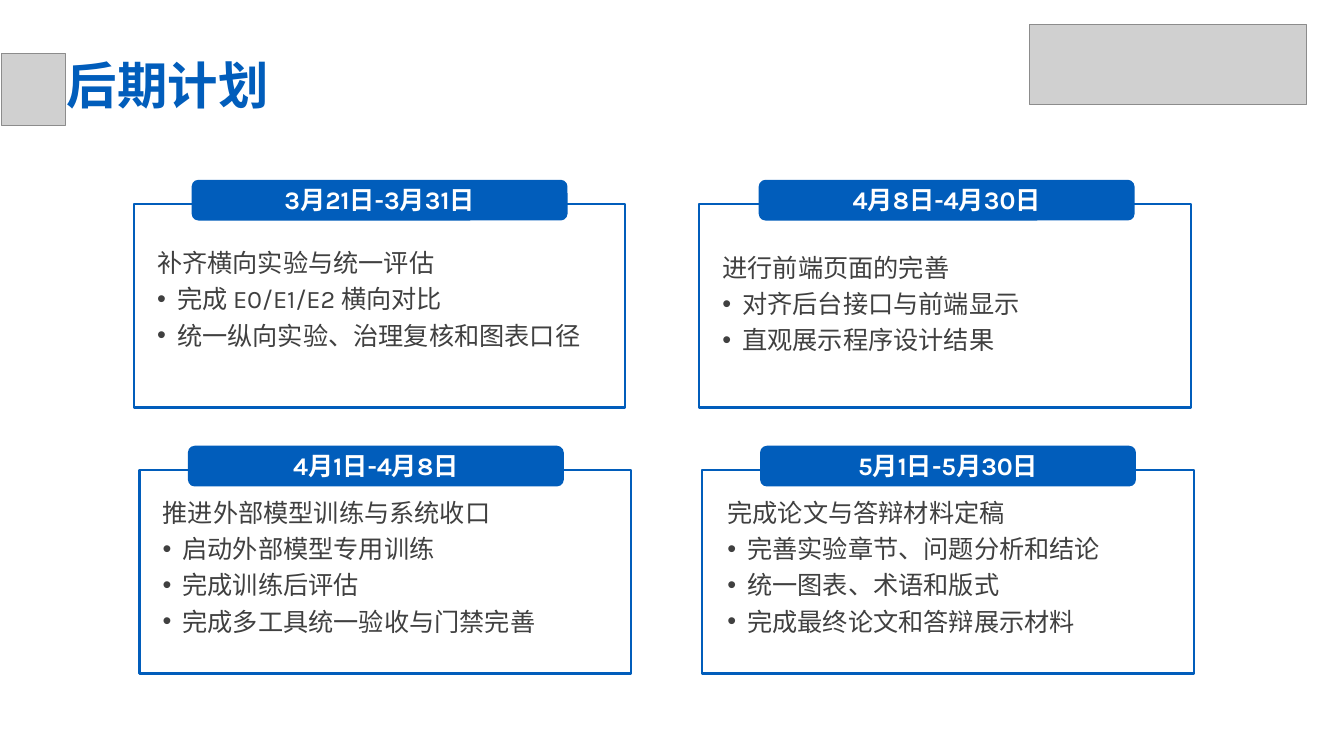
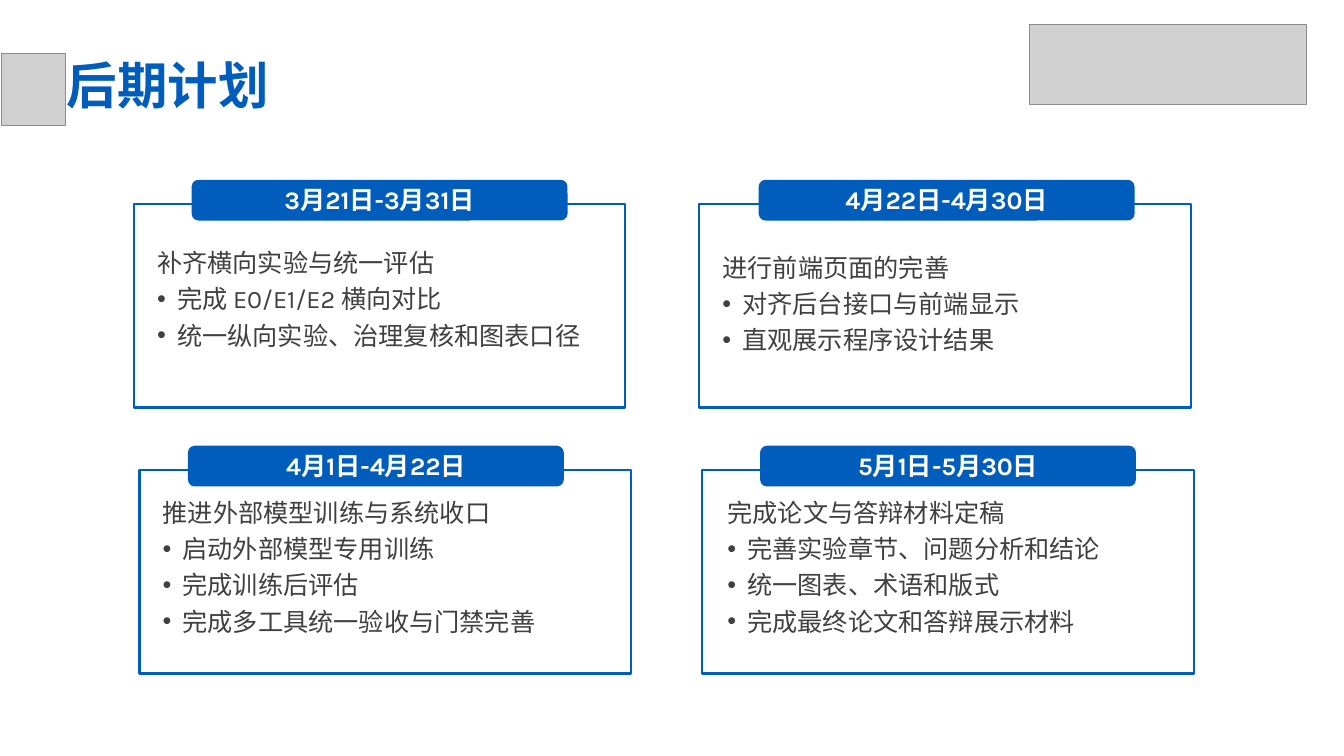
Before and after one commit to Yuri-Kon/thesis-project, a slide deck: slide 12 of ppt/midterm/郑彦文-2022112879.pptx. Drawn at 1344x756 pixels with LibreOffice and Linux fonts; fonts in the diff are those of the drawing; grey boxes stand for pictures. Boxes give left, top, right and bottom in pixels: in the first picture for what was removed or moved away, otherwise in the second. Text is boxed around its words. In the diff, an @@ line names an element or a change of style, - is before the commit and + after.

Commit message:
feat: modify ppt

```diff
--- a/ppt/midterm/郑彦文-2022112879.pptx
+++ b/ppt/midterm/郑彦文-2022112879.pptx
@@ text at [845,188,1047,212]: text changed @@
-4月8日-4月30日
+4月22日-4月30日
@@ text at [286,454,466,478]: text changed @@
-4月1日-4月8日
+4月1日-4月22日
```
Also in this commit, not shown: 1 other file.
